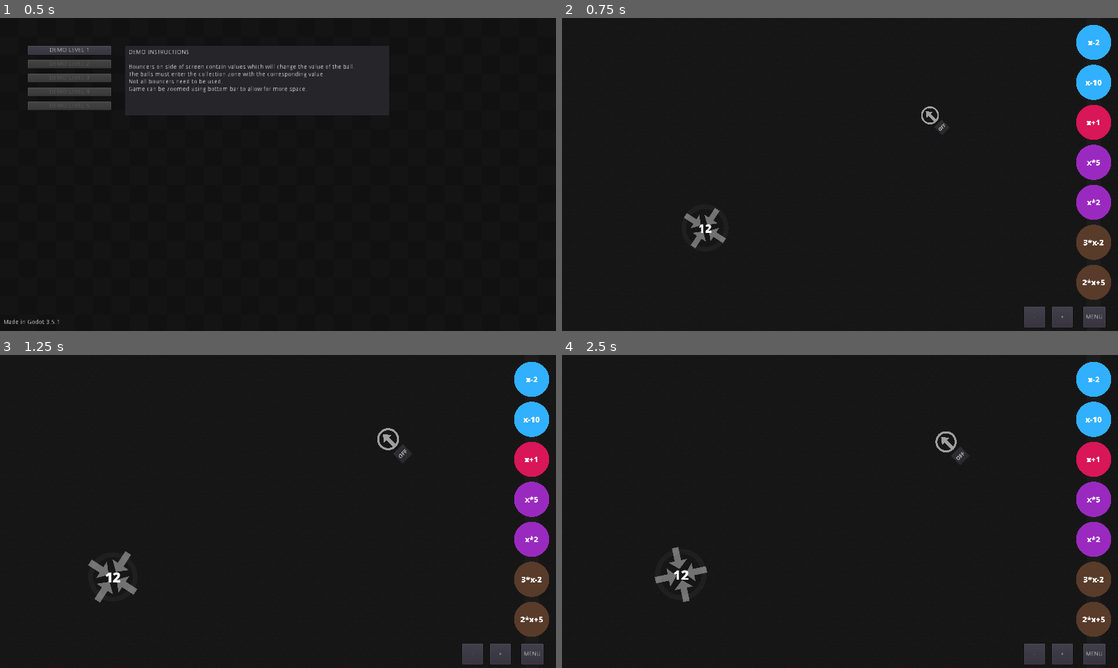
Above: before the commit, frames 1-4 (two rows, left to right).
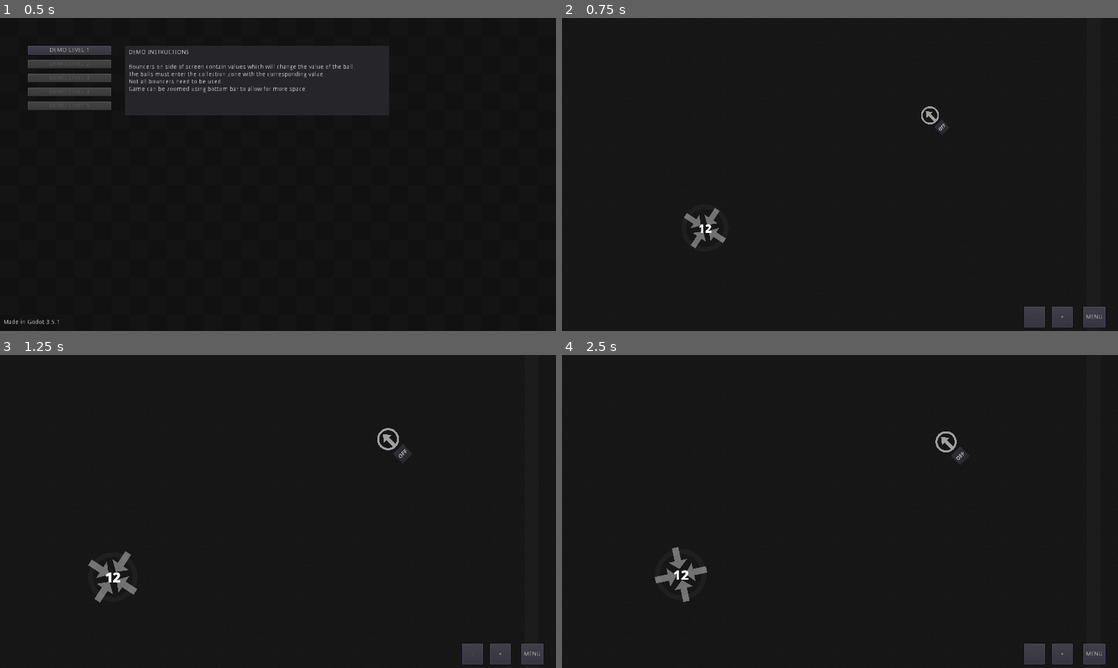
Above: after the commit, the same moments.

Repository: Masonzk/2023TSAVGDSOURCE
Game: Godot game, scene res://Scenes/Menu.tscn
The game is run twice, just before and just after one commit, with the same random seed, the same clock (stepped at 60 frames per second) and the same inputs.
Inputs:
- Up to frame 1 (0.5 s): no input
- Up to frame 2 (0.75 s): click "DEMO LEVEL 1" at 0.5 s
- Up to frame 3 (1.25 s): no input
- Up to frame 4 (2.5 s): click "MENU" at 1.25 s; click "DEMO LEVEL 1" at 2 s

Frame 1 is identical in both runs. In frame 2, 3.9% of the frame differs, in the area x 92-99%, y 2-90%; in frame 3, 3.9%; in frame 4, 3.9%.

Commit message:
Removed default array size

Diff:
--- a/Scenes/Levels/Base.tscn
+++ b/Scenes/Levels/Base.tscn
@@ -8,7 +8,6 @@
 
 [node name="1" type="Node2D"]
 script = ExtResource( 4 )
-expressions = [ "2*x+5", "3*x-2", "x*2", "x*5", "x+1", "x-10", "x-2" ]
 
 [node name="Emitter" parent="." instance=ExtResource( 1 )]
 position = Vector2( 896, 192 )
